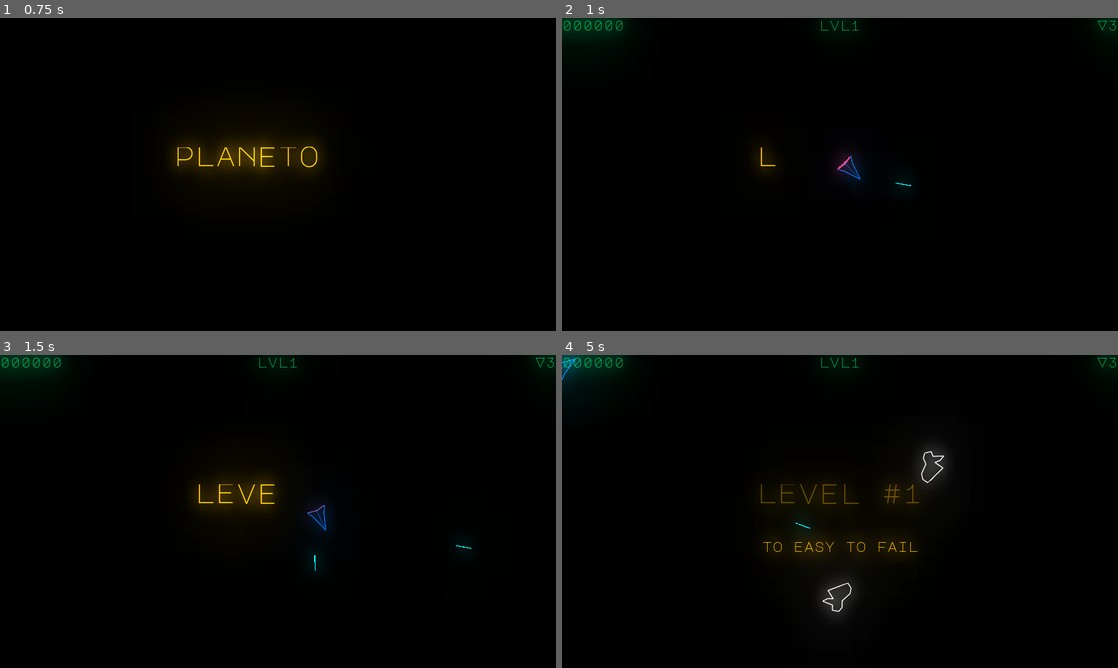
Above: before the commit, frames 1-4 (two rows, left to right).
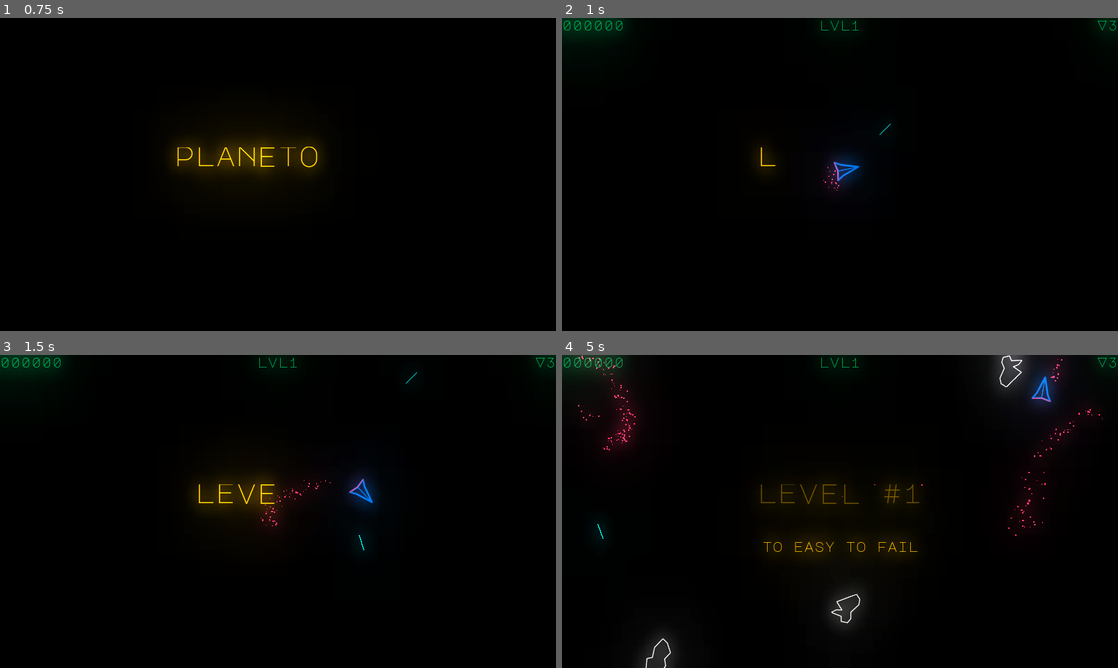
Above: after the commit, the same moments.

Repository: liske/Planetoids
Game: Godot game, scene res://scenes/Space.tscn
Same seed, same stepped clock (60 frames per second), same inputs: the game is played once before the commit and once after it.
Inputs:
- Up to frame 1 (0.75 s): hold Right (rotate_right) from 0.53 s (still down); hold W (boost) from 0.53 s (still down)
- Up to frame 2 (1 s): keep holding Right (rotate_right); keep holding W (boost); tap Space (shoot) at 0.8 s
- Up to frame 3 (1.5 s): release Right (rotate_right) at 1.28 s; release W (boost) at 1.28 s; hold Left (rotate_left) from 1.28 s (still down); tap Space (shoot) at 1.35 s
- Up to frame 4 (5 s): tap W (boost) at 1.55, 3.05, 4.55 s; release Left (rotate_left) at 2.03 s; hold W (boost) 2.03-2.78 s; hold Right (rotate_right) 2.03-3.53 s; tap Space (shoot) at 2.3, 2.85, 3.8, 4.35 s; hold W (boost) 3.53-4.28 s; hold Left (rotate_left) from 3.53 s (still down)

Frame 1 is identical in both runs. In frame 2, 0.3% of the frame differs, in the area x 47-63%, y 33-56%; in frame 3, 0.9%; in frame 4, 4.7%, in the area x 0-98%, y 0-100%.

Commit message:
Ship: convert to RigidBody2D

Diff:
--- a/assets/sprites/ship-1.svg
+++ b/assets/sprites/ship-1.svg
@@ -23,9 +23,9 @@
      borderopacity="1.0"
      inkscape:pageopacity="0"
      inkscape:pageshadow="2"
-     inkscape:zoom="22.627417"
-     inkscape:cx="-3.5134368"
-     inkscape:cy="50.403455"
+     inkscape:zoom="16"
+     inkscape:cx="50.5"
+     inkscape:cy="53.71875"
      inkscape:document-units="mm"
      inkscape:current-layer="layer1"
      inkscape:document-rotation="0"
@@ -58,26 +58,31 @@
      id="layer1"
      style="opacity:0.996"
      transform="translate(-57.866605,-37.588548)">
-    <path
-       id="path845"
-       style="fill:none;stroke:#005ebd;stroke-width:1.05833333;stroke-linecap:round;stroke-linejoin:round;stroke-miterlimit:10;stroke-dasharray:none;stroke-opacity:1"
-       inkscape:transform-center-x="-2.7419448"
-       d="m 86.403812,49.468063 c -7.680503,2.586171 -13.611036,4.583094 -21.156466,7.123783 l -7.052155,4.491261 2.116667,-11.615044 -2.116667,-11.615043 7.052155,4.491261 c 7.052155,2.374594 14.104311,4.749188 21.156466,7.123782 z"
-       sodipodi:nodetypes="ccccccc" />
-    <path
-       style="fill:none;stroke:#005ebd;stroke-width:0.52916667;stroke-linecap:butt;stroke-linejoin:miter;stroke-miterlimit:4;stroke-dasharray:none;stroke-opacity:1"
-       d="M 60.311858,49.468063 H 86.403812"
-       id="path848"
-       sodipodi:nodetypes="cc" />
-    <path
-       style="fill:#00ffff;stroke:#ff3362;stroke-width:0.529167;stroke-linecap:round;stroke-linejoin:miter;stroke-miterlimit:4;stroke-dasharray:none;stroke-opacity:1"
-       d="M 59.935043,49.468063 57.818376,61.083107"
-       id="path850"
-       sodipodi:nodetypes="cc" />
-    <path
-       style="opacity:0.996;fill:#00ffff;stroke:#ff3362;stroke-width:0.529167;stroke-linecap:round;stroke-linejoin:miter;stroke-miterlimit:4;stroke-dasharray:none;stroke-opacity:1"
-       d="m 57.818376,37.85302 2.116667,11.615043"
-       id="path850-1"
-       sodipodi:nodetypes="cc" />
+    <g
+       id="g17163"
+       transform="matrix(0.48611815,0,0,0.47722308,37.056582,25.860762)"
+       style="stroke-width:2.0762">
+      <path
+         id="path845"
+         style="fill:none;stroke:#005ebd;stroke-width:2.1973;stroke-linecap:round;stroke-linejoin:round;stroke-miterlimit:10;stroke-dasharray:none;stroke-opacity:1"
+         inkscape:transform-center-x="-2.7419448"
+         d="m 86.403812,49.468063 c -7.680503,2.586171 -13.611036,4.583094 -21.156466,7.123783 l -7.052155,4.491261 2.116667,-11.615044 -2.116667,-11.615043 7.052155,4.491261 c 7.052155,2.374594 14.104311,4.749188 21.156466,7.123782 z"
+         sodipodi:nodetypes="ccccccc" />
+      <path
+         style="fill:none;stroke:#005ebd;stroke-width:1.09865;stroke-linecap:butt;stroke-linejoin:miter;stroke-miterlimit:4;stroke-dasharray:none;stroke-opacity:1"
+         d="M 60.311858,49.468063 H 86.403812"
+         id="path848"
+         sodipodi:nodetypes="cc" />
+      <path
+         style="fill:#00ffff;stroke:#ff3362;stroke-width:1.09865;stroke-linecap:round;stroke-linejoin:miter;stroke-miterlimit:4;stroke-dasharray:none;stroke-opacity:1"
+         d="M 59.935043,49.468063 57.818376,61.083107"
+         id="path850"
+         sodipodi:nodetypes="cc" />
+      <path
+         style="opacity:0.996;fill:#00ffff;stroke:#ff3362;stroke-width:1.09865;stroke-linecap:round;stroke-linejoin:miter;stroke-miterlimit:4;stroke-dasharray:none;stroke-opacity:1"
+         d="m 57.818376,37.85302 2.116667,11.615043"
+         id="path850-1"
+         sodipodi:nodetypes="cc" />
+    </g>
   </g>
 </svg>
--- a/objects/ship/Ship.gd
+++ b/objects/ship/Ship.gd
@@ -1,4 +1,4 @@
-extends KinematicBody2D
+extends RigidBody2D
 
 onready var Bullet = preload("res://objects/weapon/Laser.tscn")
 
@@ -6,7 +6,6 @@
 export (int) var acceleration = 300
 export (int) var max_speed = 500
 
-var rotation_direction : int
 export (float) var rotation_speed = 3.5
 
 export (float) var slow_down = 0.005
@@ -21,40 +20,38 @@
 		bullet.queue_free()
 		emit_signal("laser_has_hit", body)
 
-func _physics_process(delta):
-	rotation_direction = 0
-	if Input.is_action_pressed("rotate_left"):
-		rotation_direction = -1
+var thrust = Vector2(30, 0)
+var torque = 300
+
+func _integrate_forces(state):
+	if Input.is_action_pressed("boost"):
+		$Sprite/CPUParticles2D.emitting = true
+		if linear_velocity.length() < 400:
+			state.apply_central_impulse(thrust.rotated(rotation))
+	else:
+		$Sprite/CPUParticles2D.emitting = false
+		#state.apply_central_impulse(Vector2())
+
+	var rotation_direction = 0
 	if Input.is_action_pressed("rotate_right"):
 		rotation_direction += 1
+	if Input.is_action_pressed("rotate_left"):
+		rotation_direction -= 1
 
-	var boost = clamp(Input.get_action_strength("boost"), 0, max_speed)
+	if rotation_direction < 0 and angular_velocity > -4:
+		state.apply_torque_impulse(-torque)
+	if rotation_direction > 0 and angular_velocity < 4:
+		state.apply_torque_impulse(torque)
 
-	$Sprite/CPUParticles2D.emitting = boost > 0
-	if $Sprite/CPUParticles2D.emitting:
-		$Sprite/CPUParticles2D.speed_scale = max_speed/boost * 2
-
-	if boost == 0 && velocity != Vector2.ZERO:
-		velocity = lerp(velocity, Vector2.ZERO, slow_down)
-		if abs(velocity.x) <= 0.1 && abs(velocity.y) <= 0:
-			velocity = Vector2.ZERO
-	else:
-		velocity += Vector2(boost * acceleration * delta, 0).rotated(rotation)
-		velocity.x = clamp(velocity.x, -max_speed, max_speed)
-		velocity.y = clamp(velocity.y, -max_speed, max_speed)
-
-	rotation += rotation_direction * rotation_speed * delta
-	velocity = move_and_slide(velocity)
-
-	# wrap around
-	position.x = wrapf(position.x, 0, viewport_size.x)
-	position.y = wrapf(position.y, 0, viewport_size.y)
-
+func _physics_process(_delta):
 	if Input.is_action_just_pressed("shoot"):
 		var bullet = Bullet.instance()
 		get_parent().add_child(bullet)
-		bullet.global_rotation = $Position2D_Center.global_rotation
-		bullet.global_position = $Position2D_Center.global_position
-
+		bullet.global_rotation = $Position2D_Gun.global_rotation
+		bullet.global_position = $Position2D_Gun.global_position
 		bullet.apply_central_impulse(Vector2.RIGHT.rotated(rotation) * 600)
 		bullet.connect("body_entered", self, "_on_Laser_body_entered", [bullet])
+
+func _on_VisibilityNotifier2D_screen_exited():
+	position.x = wrapf(position.x, 0, viewport_size.x)
+	position.y = wrapf(position.y, 0, viewport_size.y)
--- a/objects/ship/Ship.tscn
+++ b/objects/ship/Ship.tscn
@@ -3,33 +3,41 @@
 [ext_resource path="res://assets/sprites/ship-1.svg" type="Texture" id=1]
 [ext_resource path="res://objects/ship/Ship.gd" type="Script" id=2]
 
-[node name="Ship" type="KinematicBody2D"]
+[node name="Ship" type="RigidBody2D"]
+linear_damp = 1.0
+angular_damp = 3.0
 script = ExtResource( 2 )
 
 [node name="Sprite" type="Sprite" parent="."]
 texture = ExtResource( 1 )
 
 [node name="CPUParticles2D" type="CPUParticles2D" parent="Sprite"]
-position = Vector2( -51, 0 )
+position = Vector2( -30, 0 )
 rotation = 1.5708
-emitting = false
-amount = 256
+amount = 512
 lifetime = 4.0
 randomness = 0.25
 lifetime_randomness = 0.5
+local_coords = false
 emission_shape = 2
-emission_rect_extents = Vector2( 36, 2 )
-direction = Vector2( 0, 0 )
-spread = 180.0
-radial_accel = 32.0
+emission_rect_extents = Vector2( 24, 12 )
+spread = 0.0
+gravity = Vector2( 0, 0 )
+initial_velocity = 1.0
+radial_accel = 24.0
 radial_accel_random = 1.0
-scale_amount = 6.0
+scale_amount = 4.0
 scale_amount_random = 1.0
 color = Color( 1, 0.2, 0.384314, 1 )
 
 [node name="CollisionPolygon2D" type="CollisionPolygon2D" parent="."]
-visible = false
-polygon = PoolVector2Array( -53, -44, -26, -27, 54, 1, -25, 27, -53, 44, -46, 1 )
+polygon = PoolVector2Array( -26, -22, -12, -14, 28, -1, 28, 1, -13, 16, -26, 23, -22, 0 )
+
+[node name="Position2D_Gun" type="Position2D" parent="."]
+position = Vector2( 48, 0 )
 
 [node name="Position2D_Center" type="Position2D" parent="."]
-position = Vector2( 78, 0 )
+
+[node name="VisibilityNotifier2D" type="VisibilityNotifier2D" parent="Position2D_Center"]
+
+[connection signal="screen_exited" from="Position2D_Center/VisibilityNotifier2D" to="." method="_on_VisibilityNotifier2D_screen_exited"]
